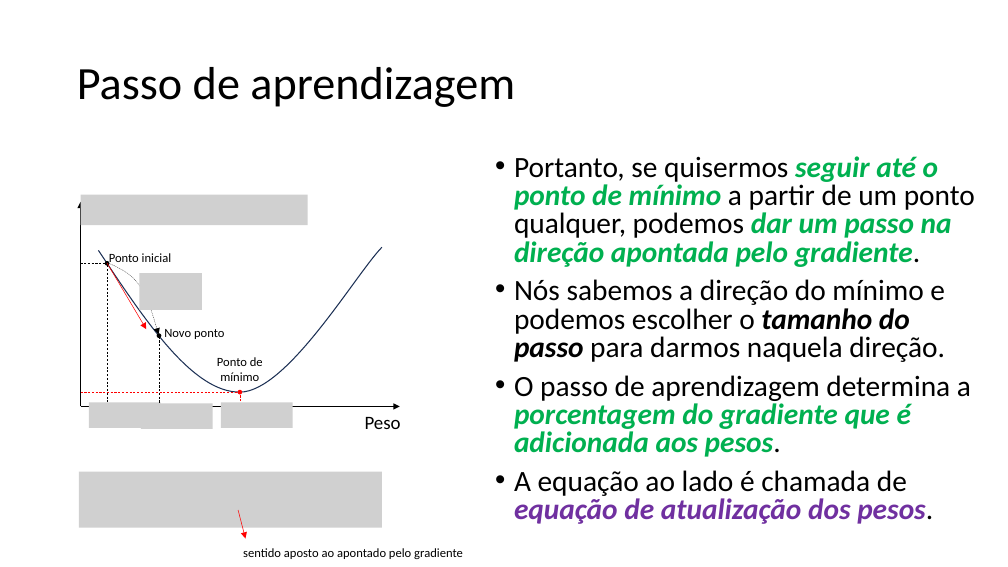
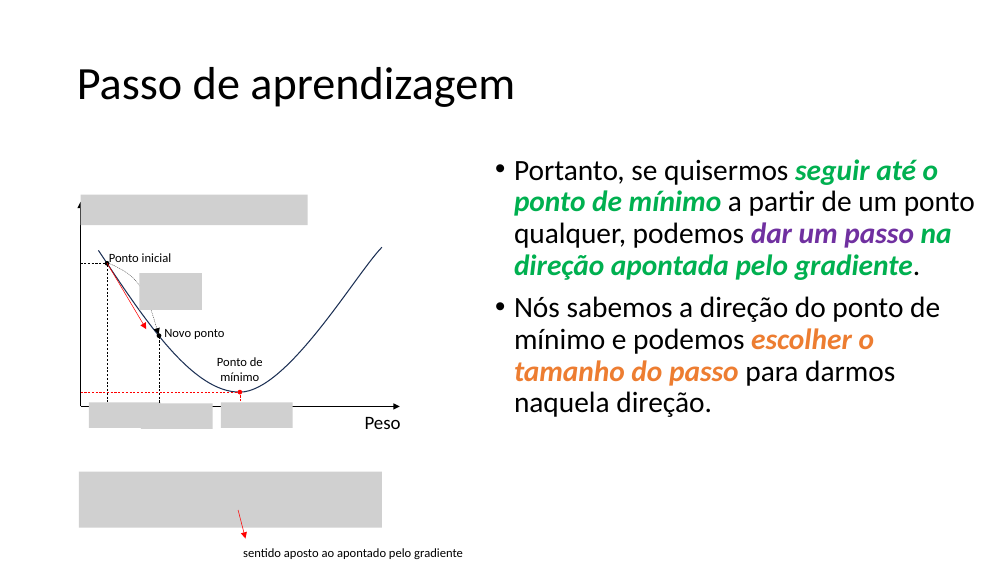
Before and after one commit to zz4fap/tp557-iot-ml, a slide deck: slide 14 of slides/TP557_6_Minimizando_o_erro.pptx (slide 13 before the commit). Drawn at 1008x567 pixels with LibreOffice and Linux fonts; fonts in the diff are those of the drawing; grey boxes stand for pictures. Boxes give left, top, right and bottom in pixels: in the first picture for what was removed or moved away, otherwise in the second. Text is boxed around its words. In the diff, an @@ line names an element or a change of style, - is before the commit and + after.

```diff
--- a/slides/TP557_6_Minimizando_o_erro.pptx
+++ b/slides/TP557_6_Minimizando_o_erro.pptx
@@ text at box(514, 159, 975, 280): text colour #00B050 to #7030A0 in "dar um passo"; line spacing 0.8 to 0.9 @@
@@ text at box(514, 296, 940, 417): text changed @@
-• Nós sabemos a direção do mínimo e podemos escolher o tamanho do passo para darmos naquela direção.
-• O passo de aprendizagem determina a porcentagem do gradiente que é adicionada aos pesos.
-• A equação ao lado é chamada de equação de atualização dos pesos.
+• Nós sabemos a direção do ponto de mínimo e podemos escolher o tamanho do passo para darmos naquela direção.
```
Also in this commit, not shown: 10 other slides changed, 3 slides added.
